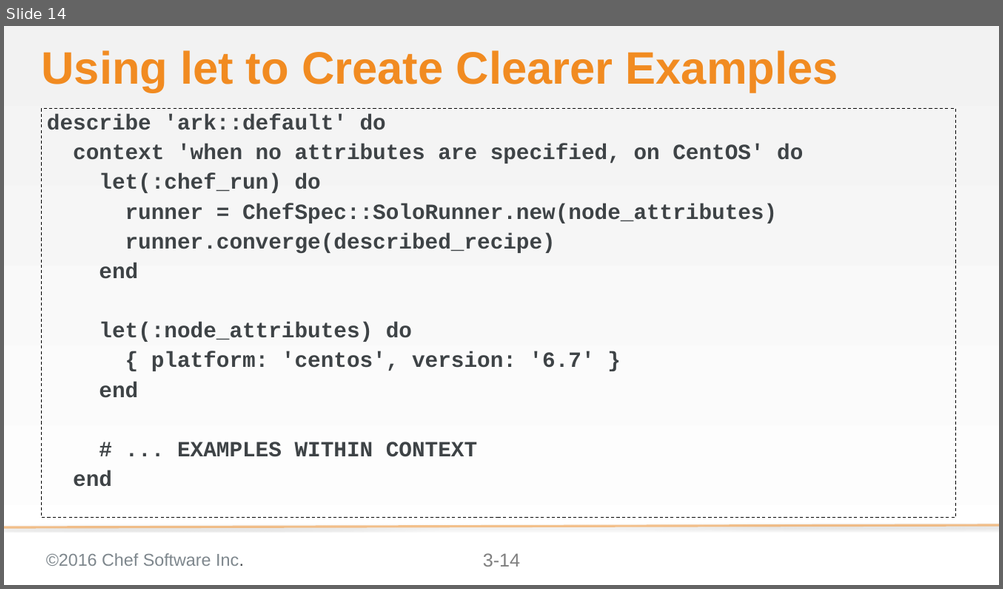
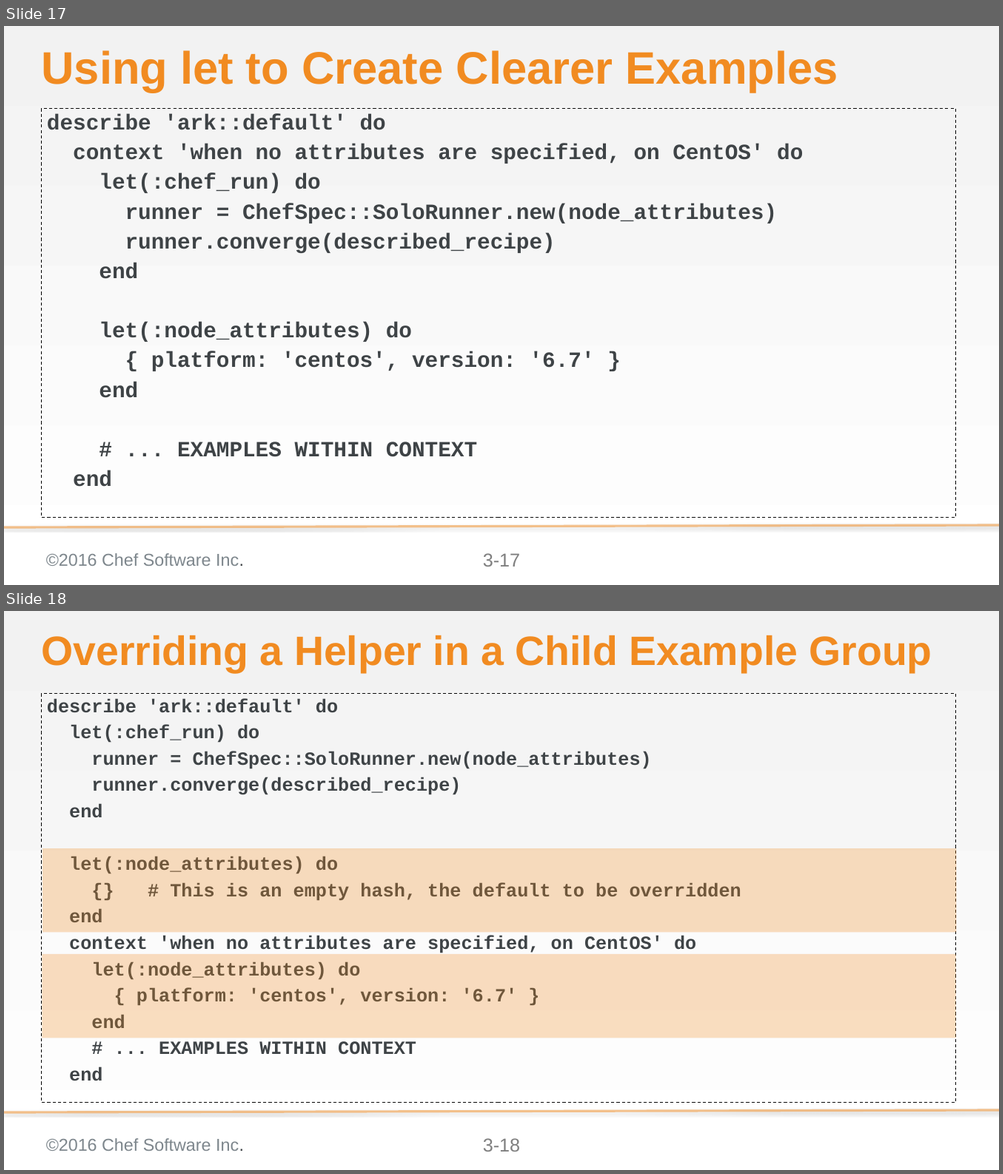
Before and after one commit to chef-training/elegant_tests, a slide deck: 03-let.pptx. Shown one above the other, each under a label of ours: slide 14 before the commit, slides 17 and 18 after it. The pictures are 1003x589 and 1003x1174 pixels, drawn with LibreOffice and Linux fonts; fonts in the diff are those of the drawing; background and template pictures are left out. Boxes give left, top, right and bottom in pixels: in the first picture for what was removed or moved away, otherwise in the second. Text is boxed around its words. In the diff, an @@ line names an element or a change of style, - is before the commit and + after.

```diff
--- a/03-let.pptx
+++ b/03-let.pptx
@@ slide 18 added at [4,611,999,1170], background gradient #F2F2F2 to #FFFFFF; not listed: 3 template elements that a slide beside it also shows @@
@@ title added at [41,635,932,672], 52.8 pt, text #F18B21, bold @@
+Overriding a Helper in a Child Example Group
@@ text added at [42,693,955,1102], outline #000000 1 pt dashed, 24 pt, text #3E4346, bold @@
+describe 'ark::default' do
+let(:chef_run) do
+runner = ChefSpec::SoloRunner.new(node_attributes)
+runner.converge(described_recipe)
+end
+let(:node_attributes) do
+{} # This is an empty hash, the default to be overridden
+end
+context 'when no attributes are specified, on CentOS' do
+let(:node_attributes) do
+{ platform: 'centos', version: '6.7' }
+end
+# ... EXAMPLES WITHIN CONTEXT
+end
@@ rectangle added at [42,849,956,933], fill #F18B21 at 28% opacity @@
@@ rectangle added at [42,954,956,1039], fill #F18B21 at 28% opacity @@
@@ what was slide 14 is now slide 17 @@
@@ page number at [483,554,520,567]: text changed @@
-3-14
+3-17
```
Also in this commit, not shown: 1 slide changed, 3 other slides added.
